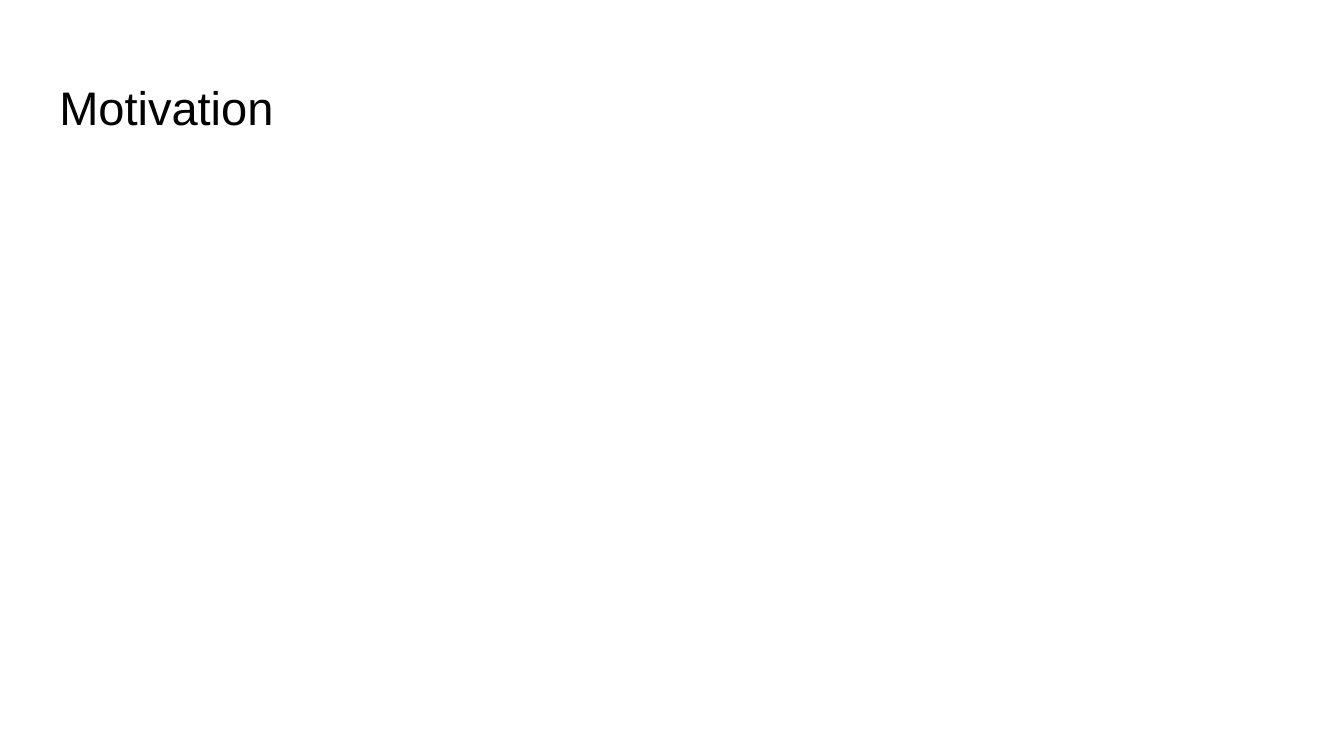
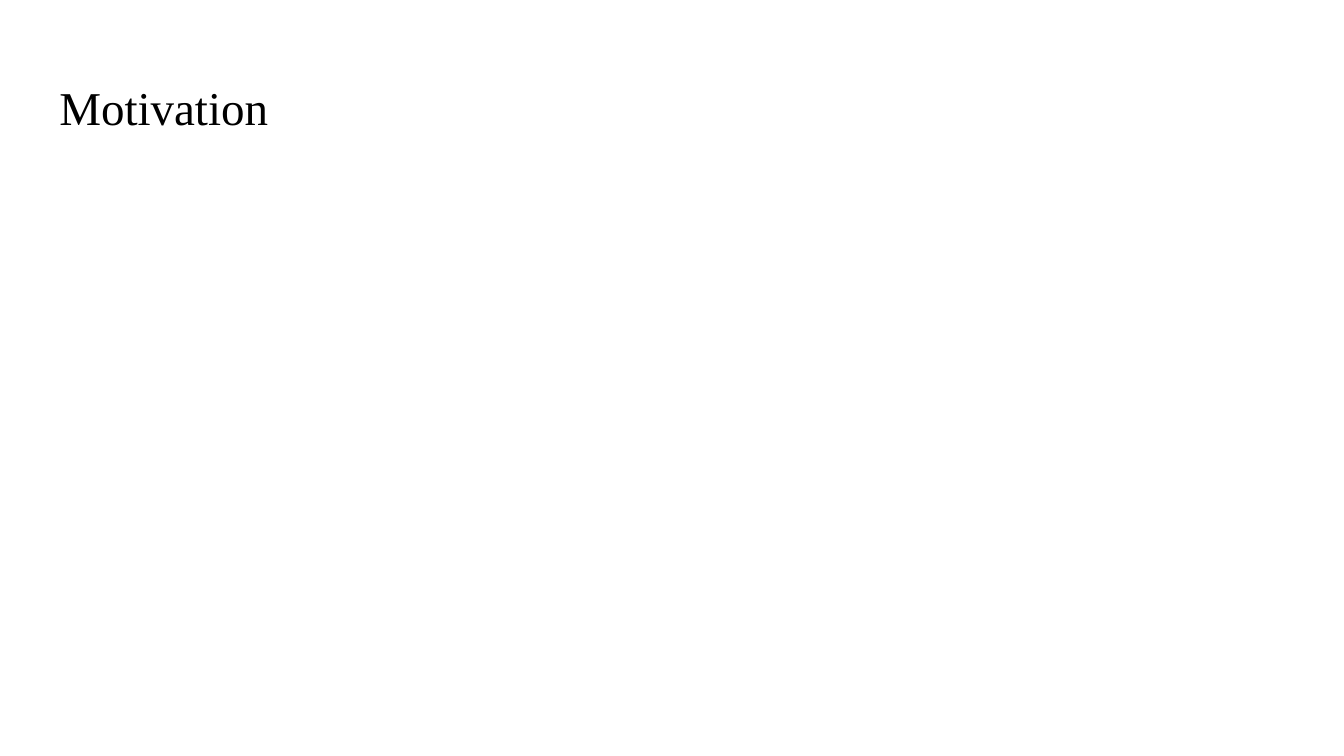
Before and after one commit to crazyboy9103/2021_2_MCA_team7, a slide deck: slide 5 of Project Proposal.pptx. Drawn at 1344x756 pixels with LibreOffice and Linux fonts; fonts in the diff are those of the drawing. Boxes give left, top, right and bottom in pixels: in the first picture for what was removed or moved away, otherwise in the second. Text is boxed around its words. In the diff, an @@ line names an element or a change of style, - is before the commit and + after.

```diff
--- a/Project Proposal.pptx
+++ b/Project Proposal.pptx
@@ title "Motivation" at <box>59,94,268,126</box>: font Arial to Times New Roman @@
```
Also in this commit, not shown: 6 other slides changed, 1 slide added, 1 slide removed.
